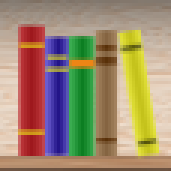
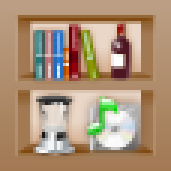
The second 171×171 image is a revision of the first. Changes to its layers:
removed layer "シェイプ 17" over [117, 27, 162, 159]
removed layer "シェイプ 13" over [93, 30, 120, 156]
removed layer "シェイプ 8" over [66, 36, 96, 156]
removed layer "シェイプ 7" over [42, 36, 72, 156]
removed layer "シェイプ 5" over [18, 24, 45, 156]
added layer "ベクトルスマートオブジェクト" above "背景" over [0, 0, 171, 171]
painted on "背景" over [0, 0, 171, 171]
